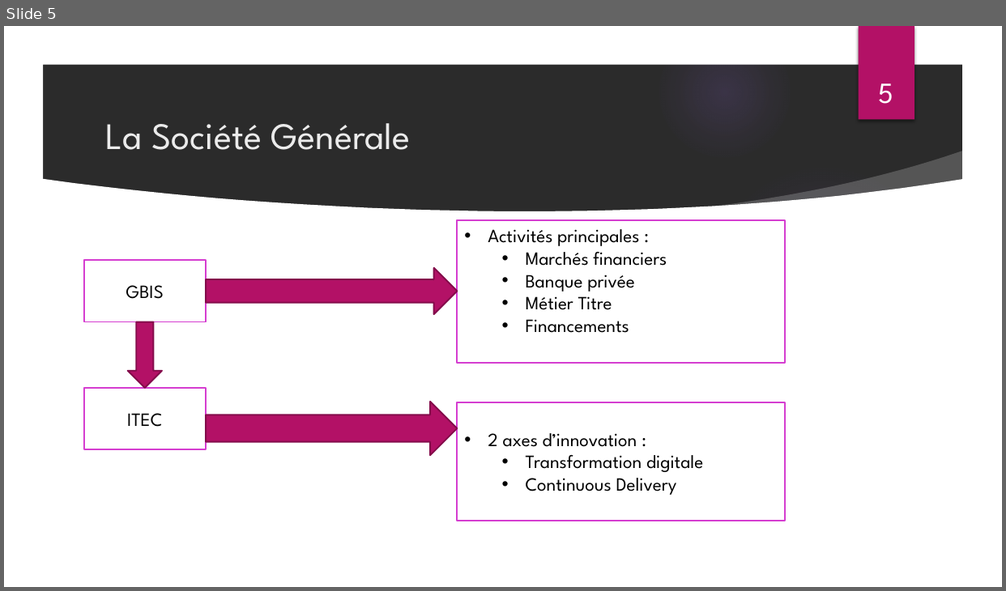
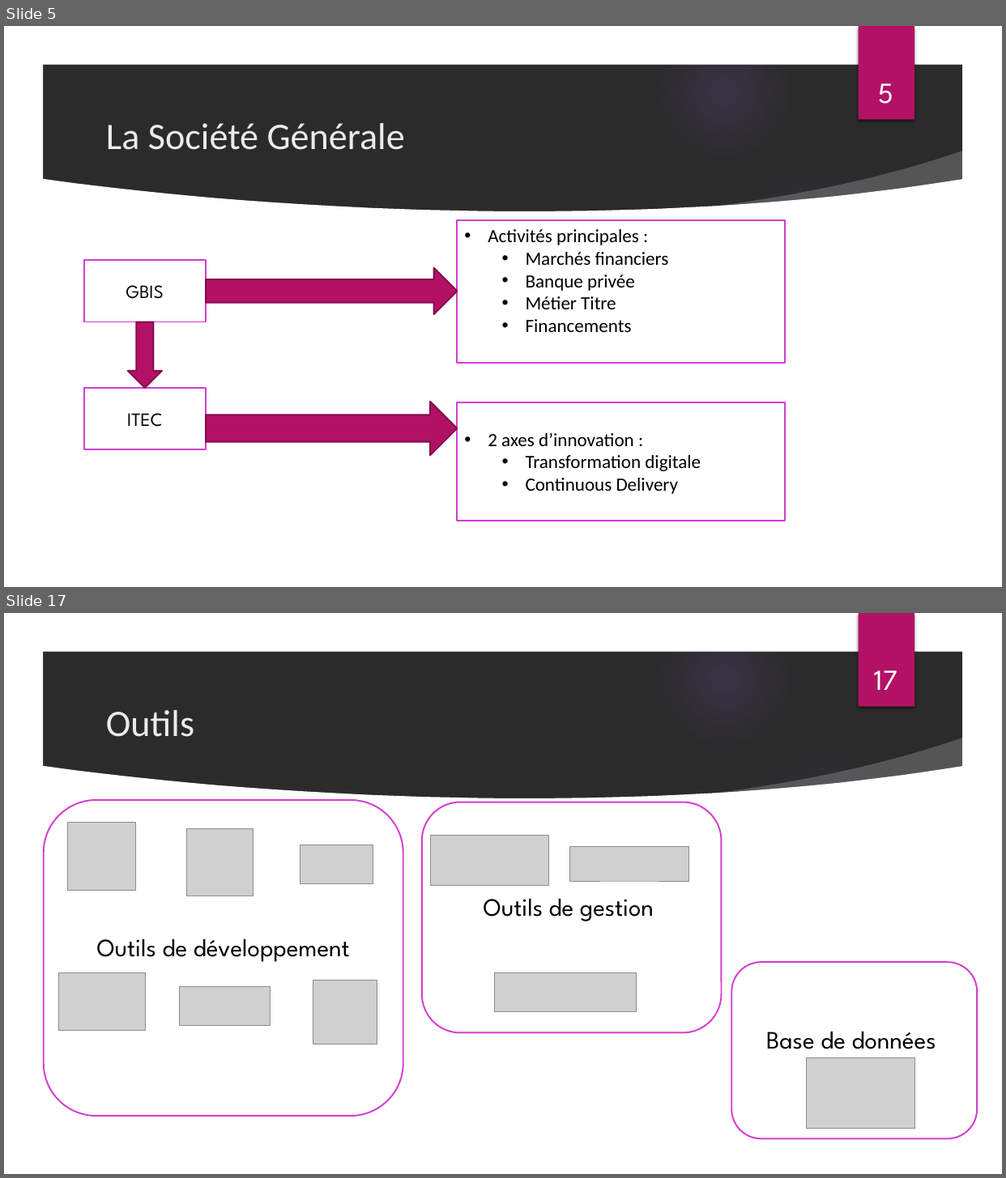
Before and after one commit to Thin-hinane/Rapport-de-stage-, a slide deck: PROJET IT DE GESTION DES OBLIGATIONS SECURISEES CBS.pptx. Shown one above the other, each under a label of ours: slide 5 before the commit, slides 5 and 17 after it; the slides between them are not shown. The pictures are 1006x591 and 1006x1178 pixels, drawn with LibreOffice and Linux fonts; fonts in the diff are those of the drawing; grey boxes stand for pictures; background and template pictures are left out; a plain dark background stands for a picture behind light text. Boxes give left, top, right and bottom in pixels: in the first picture for what was removed or moved away, otherwise in the second. Text is boxed around its words. In the diff, an @@ line names an element or a change of style, - is before the commit and + after.

```diff
--- a/PROJET IT DE GESTION DES OBLIGATIONS SECURISEES CBS.pptx
+++ b/PROJET IT DE GESTION DES OBLIGATIONS SECURISEES CBS.pptx
@@ slide 17 added at (4, 613, 1002, 1174), background picture (left out); not listed: 9 template elements that a slide beside it also shows @@
@@ page number added at (874, 671, 897, 690), 28 pt, text #FFFFFF @@
+17
@@ title added at (106, 710, 194, 737), 36 pt, text #EBEBEB @@
+Outils
@@ rounded rectangle added at (44, 800, 404, 1116), fill #FFFFFF, outline #D53DD0 1.5 pt, 24 pt, text #000000 @@
+Outils de développement
@@ rounded rectangle added at (422, 803, 721, 1033), fill #FFFFFF, outline #D53DD0 1.5 pt, 24 pt, text #000000 @@
+Outils de gestion
@@ picture added at (68, 823, 136, 891) @@
@@ picture added at (187, 829, 253, 896) @@
@@ picture added at (300, 845, 374, 884) @@
@@ picture added at (430, 835, 548, 885) @@
@@ picture added at (570, 846, 690, 882) @@
@@ picture added at (58, 973, 146, 1031) @@
@@ picture added at (495, 973, 637, 1012) @@
@@ rounded rectangle added at (731, 963, 978, 1139), fill #FFFFFF, outline #D53DD0 1.5 pt, 24 pt, text #000000 @@
+Base de données
@@ picture added at (179, 987, 270, 1025) @@
@@ picture added at (313, 981, 377, 1044) @@
@@ picture added at (807, 1059, 914, 1129) @@
@@ slide 5 changed as well @@
@@ font League Spartan to Calibri in 3 elements at (106, 123, 405, 150), (457, 220, 785, 363), (457, 403, 785, 521) @@
```
Also in this commit, not shown: 5 other slides changed, 15 other slides added.
